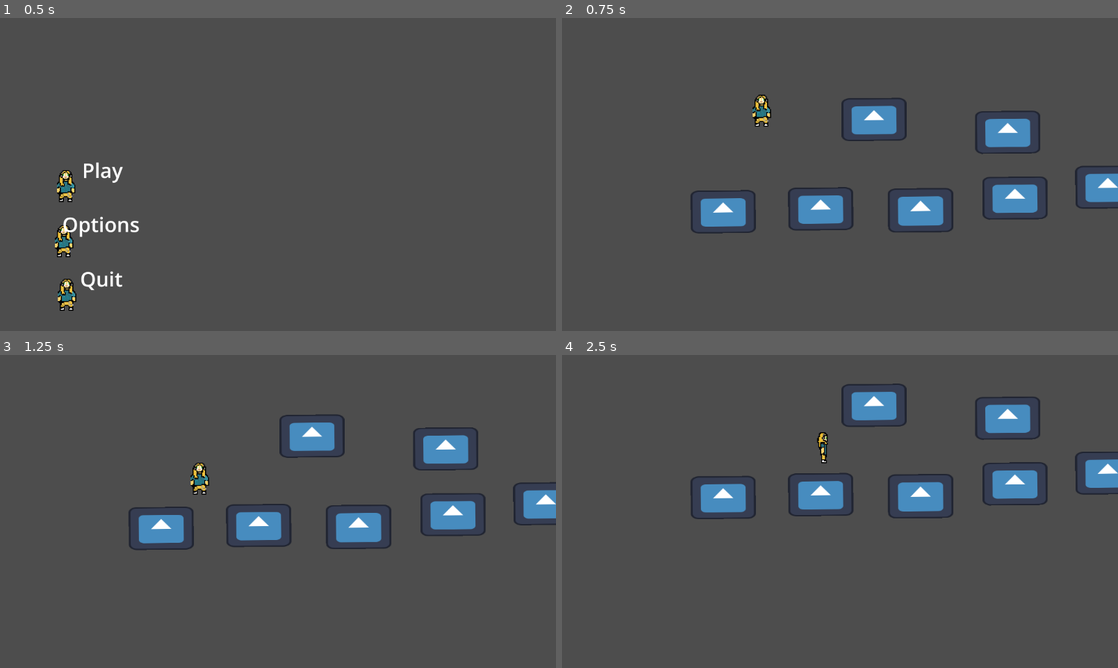
Above: before the commit, frames 1-4 (two rows, left to right).
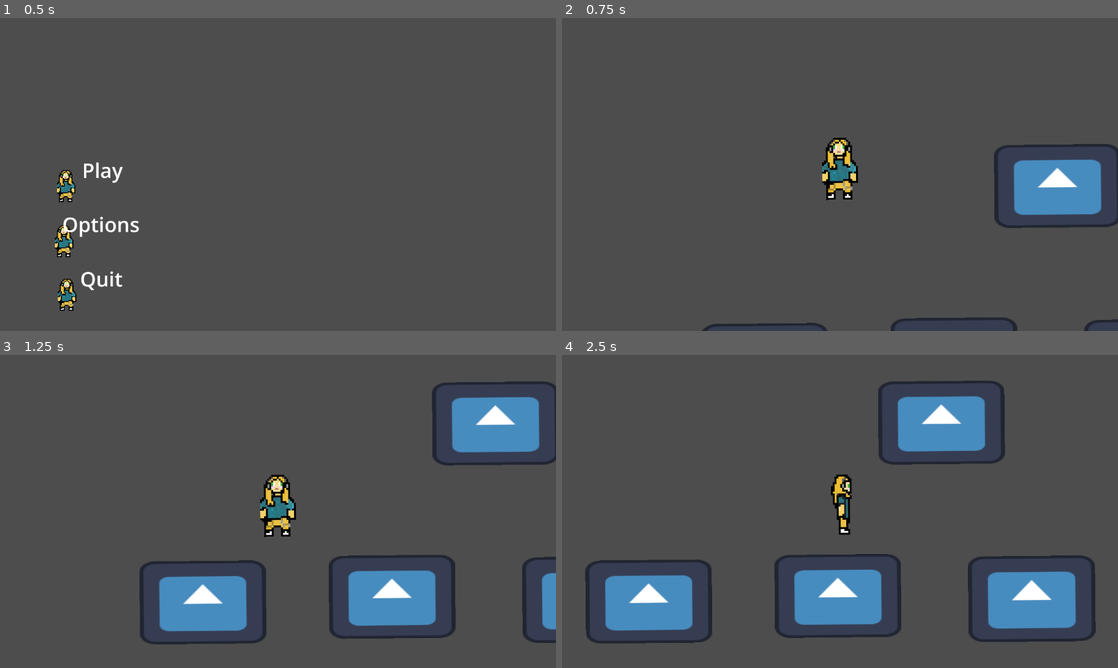
Above: after the commit, the same moments.

Repository: TalesMarc/AngelaCultoRepository
Game: Godot game, scene res://inicio.tscn
Two runs of this game, one before a commit and one after it. Both use one fixed random seed, a clock stepped at 60 frames per second and the inputs below. The engine's default icon, where the game draws it, is replaced by a stand-in: a white triangle on a blue panel in a dark square.
Inputs:
- Up to frame 1 (0.5 s): no input
- Up to frame 2 (0.75 s): click "Play" at 0.5 s
- Up to frame 3 (1.25 s): no input
- Up to frame 4 (2.5 s): hold D (move_right) from 1.28 s (still down); tap Space (jump) at 1.52, 2.27 s

Frame 1 is identical in both runs. In frame 2, 10% of the frame differs, in the area x 23-100%, y 24-100%; in frame 3, 18%; in frame 4, 21%, in the area x 4-100%, y 8-93%.

Commit message:
Atualização automática do projeto

Diff:
--- a/node_2d.tscn
+++ b/node_2d.tscn
@@ -111,13 +111,14 @@
 shape = SubResource("RectangleShape2D_epypp")
 
 [node name="Camera2D" type="Camera2D" parent="CharacterBody2D2"]
+position = Vector2(-75.1722, -187.794)
 offset = Vector2(300, 300)
-zoom = Vector2(0.5, 0.5)
+zoom = Vector2(0.97, 0.97)
 drag_horizontal_enabled = true
 drag_vertical_enabled = true
-drag_horizontal_offset = 0.19
-drag_vertical_offset = 0.21
-drag_right_margin = 0.4
+drag_horizontal_offset = -1.0
+drag_vertical_offset = -1.0
+drag_right_margin = 0.39
 
 [node name="AnimatedSprite2D" type="AnimatedSprite2D" parent="CharacterBody2D2"]
 sprite_frames = SubResource("SpriteFrames_2hxjc")
